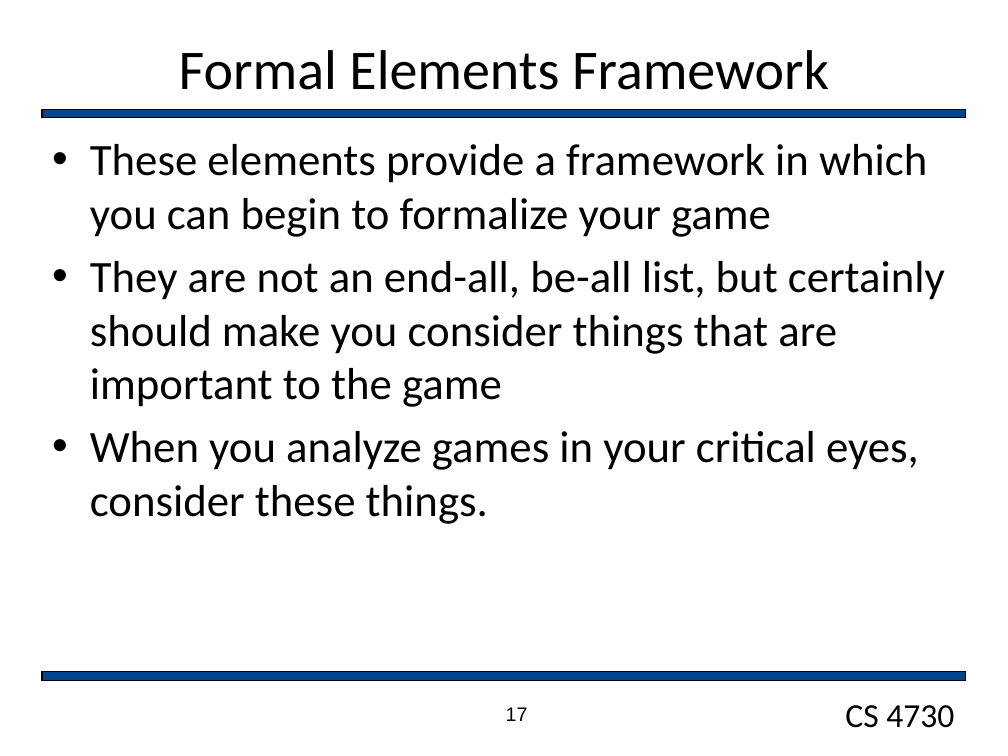
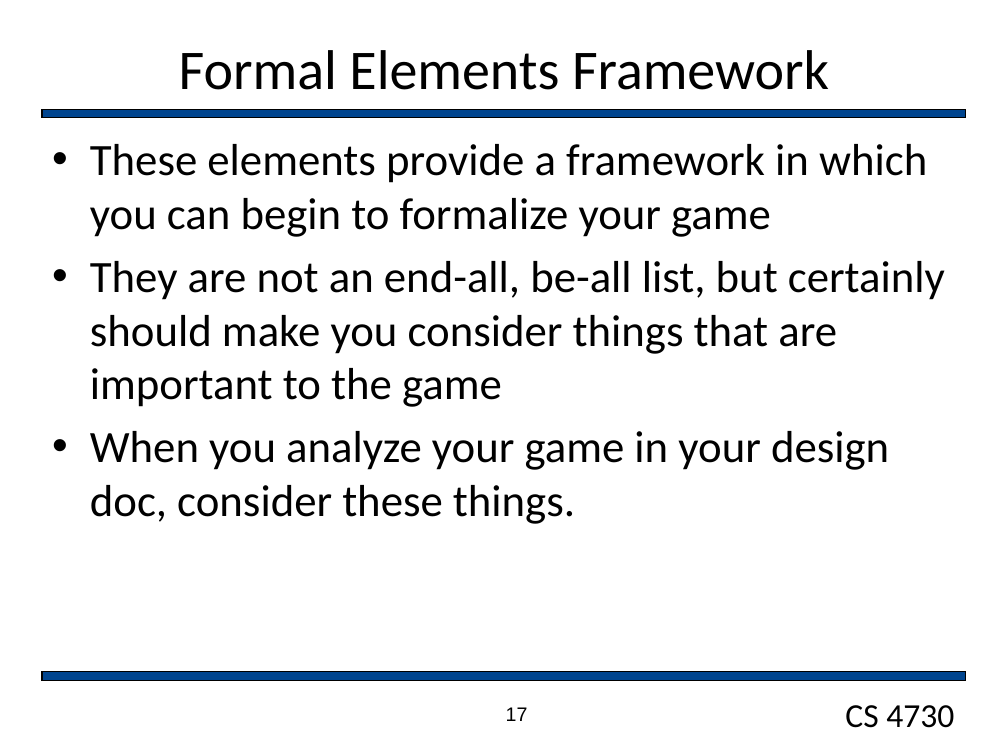
Before and after one commit to markfloryan/gamedesign, a slide deck: slide 17 of slides/FormalElements.pptx. Drawn at 1008x756 pixels with LibreOffice and Linux fonts; fonts in the diff are those of the drawing; background and template pictures are left out. Boxes give left, top, right and bottom in pixels: in the first picture for what was removed or moved away, otherwise in the second. Text is boxed around its words. In the diff, an @@ line names an element or a change of style, - is before the commit and + after.

Commit message:
slides

```diff
--- a/slides/FormalElements.pptx
+++ b/slides/FormalElements.pptx
@@ text at box(90, 431, 889, 524): text changed @@
-• When you analyze games in your critical eyes, consider these things.
+• When you analyze your game in your design doc, consider these things.
```
Also in this commit, not shown: 3 other files.
